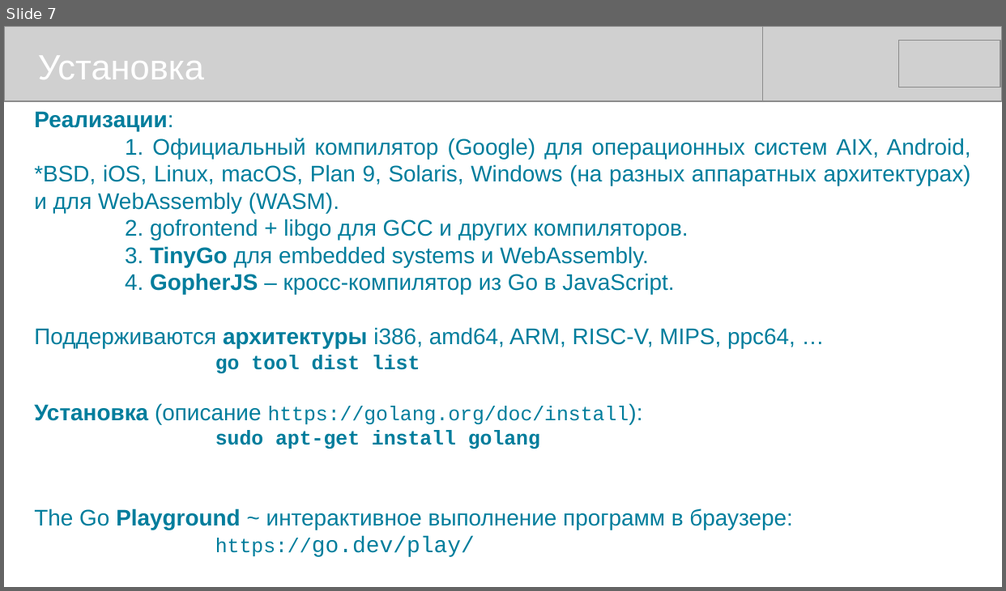
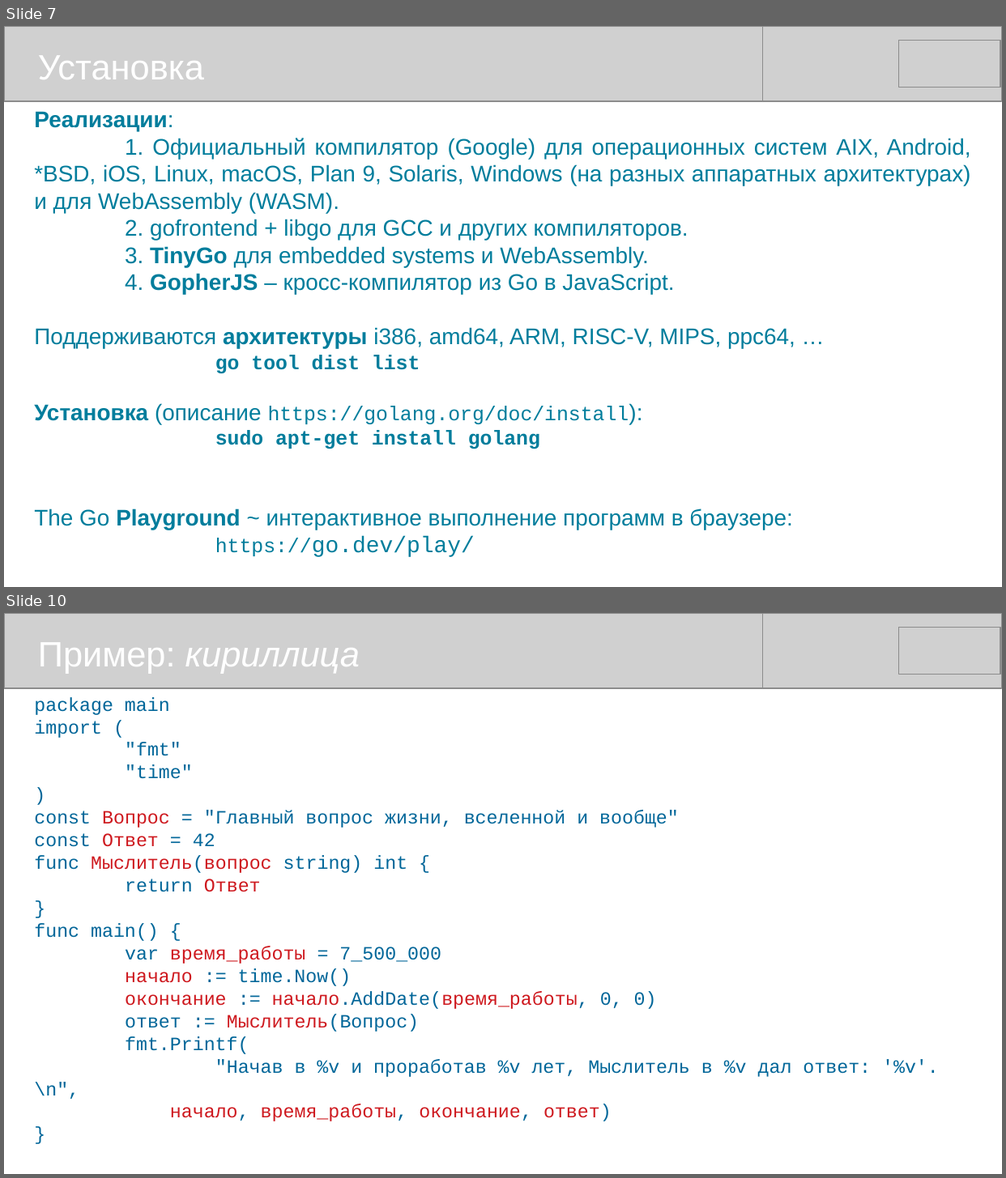
Before and after one commit to mike-shock/Go_language, a slide deck: Go_Intro.odp. Shown one above the other, each under a label of ours: slide 7 before the commit, slides 7 and 10 after it; the slides between them are not shown. The pictures are 1006x591 and 1006x1178 pixels, drawn with LibreOffice and Linux fonts; fonts in the diff are those of the drawing; grey boxes stand for pictures. Boxes give left, top, right and bottom in pixels: in the first picture for what was removed or moved away, otherwise in the second. Text is boxed around its words. In the diff, an @@ line names an element or a change of style, - is before the commit and + after.

```diff
--- a/Go_Intro.odp
+++ b/Go_Intro.odp
@@ slide 10 added at bbox=[4, 613, 1002, 1174], background #FFFFFF @@
@@ picture added at bbox=[4, 613, 763, 688] @@
@@ picture added at bbox=[243, 613, 1002, 688] @@
@@ picture added at bbox=[899, 628, 1001, 675] @@
@@ text added at bbox=[38, 642, 360, 674], 28 pt, text #FFFFFF, italic @@
+Пример: кириллица
@@ text added at bbox=[34, 697, 939, 1122], 15 pt, text #006699 @@
+package main
+import (
+"fmt"
+"time"
+)
+const Вопрос = "Главный вопрос жизни, вселенной и вообще"
+const Ответ = 42
+func Мыслитель(вопрос string) int {
+return Ответ
+}
+func main() {
+var время_работы = 7_500_000
+начало := time.Now()
+окончание := начало.AddDate(время_работы, 0, 0)
+ответ := Мыслитель(Вопрос)
+fmt.Printf(
+"Начав в %v и проработав %v лет, Мыслитель в %v дал ответ: '%v'.\n",
+начало, время_работы, окончание, ответ)
+}
```
Also in this commit, not shown: 2 slides changed, 1 other file.
